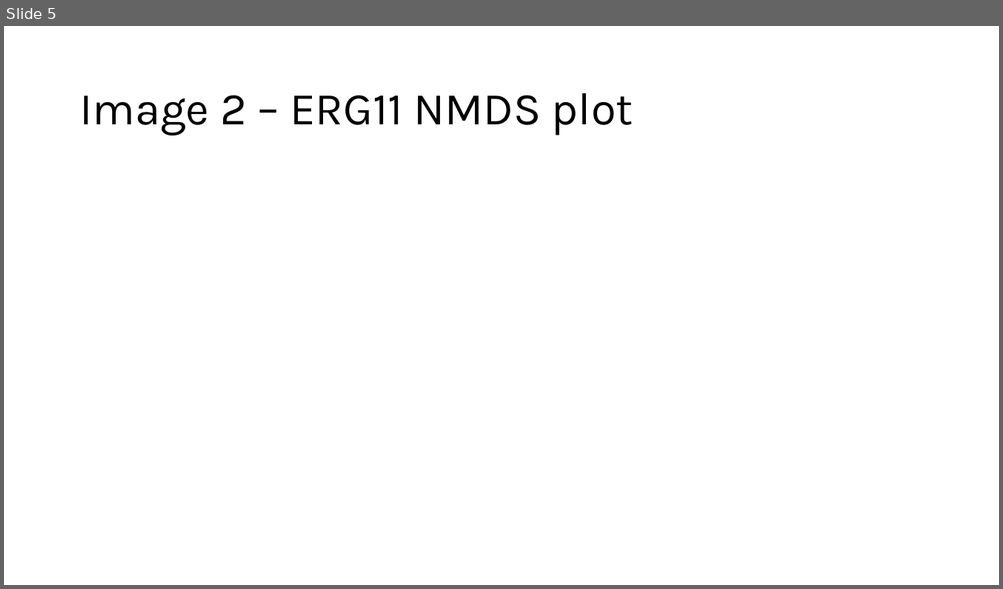
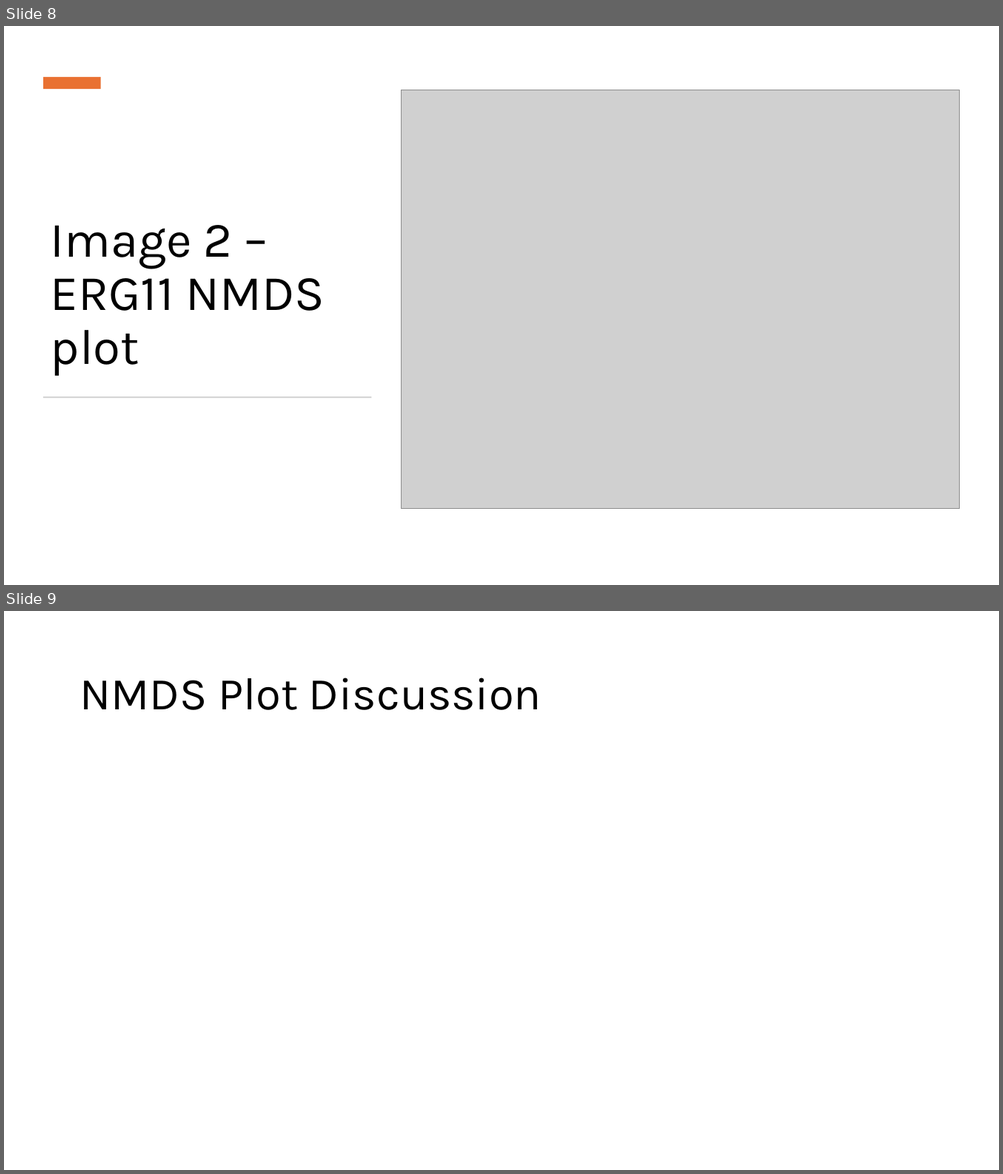
Before and after one commit to snsaiphoo/binf6210_assignment4, a slide deck: doc/Candida Comparison.pptx. Shown one above the other, each under a label of ours: slide 5 before the commit, slides 8 and 9 after it. The pictures are 1003x589 and 1003x1174 pixels, drawn with LibreOffice and Linux fonts; fonts in the diff are those of the drawing; grey boxes stand for pictures. Boxes give left, top, right and bottom in pixels: in the first picture for what was removed or moved away, otherwise in the second. Text is boxed around its words. In the diff, an @@ line names an element or a change of style, - is before the commit and + after.

```diff
--- a/doc/Candida Comparison.pptx
+++ b/doc/Candida Comparison.pptx
@@ slide 9 added at bbox=[4, 611, 999, 1170], background #FFFFFF @@
@@ title added at bbox=[79, 678, 541, 710], 44 pt, text #000000 @@
+NMDS Plot Discussion
@@ what was slide 5 is now slide 8 @@
@@ slide 8 changed as well @@
@@ rectangle added at bbox=[43, 77, 101, 89], fill #E97132 @@
@@ picture added at bbox=[401, 90, 960, 509] @@
@@ title "Image 2 – ERG11 NMDS ...": place and size @@
-title "Image 2 – ERG11 NMDS ..." at bbox=[79, 93, 633, 136]
+title "Image 2 – ERG11 NMDS ..." at bbox=[51, 225, 324, 376]
@@ title "Image 2 – ERG11 NMDS ..." at bbox=[51, 225, 324, 376]: size 44 to 48 pt; vertical alignment middle to bottom @@
@@ rectangle added at bbox=[43, 397, 372, 398], fill #D5D5D5 @@
```
Also in this commit, not shown: 8 other slides changed, 10 other slides added, 1 slide removed, 18 other files.
